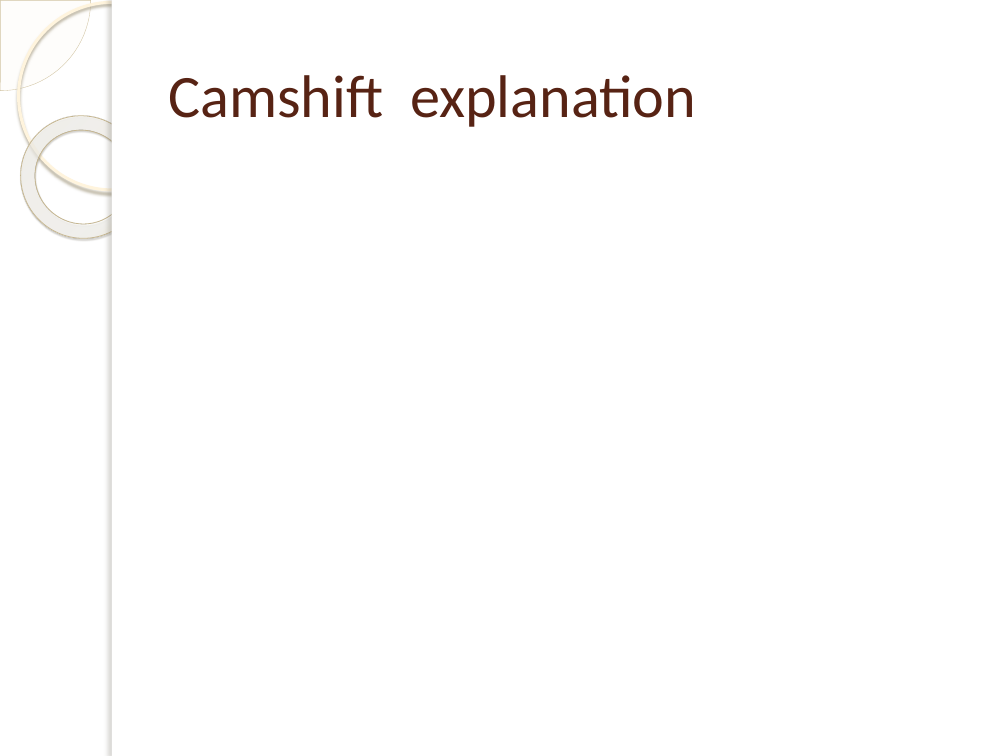
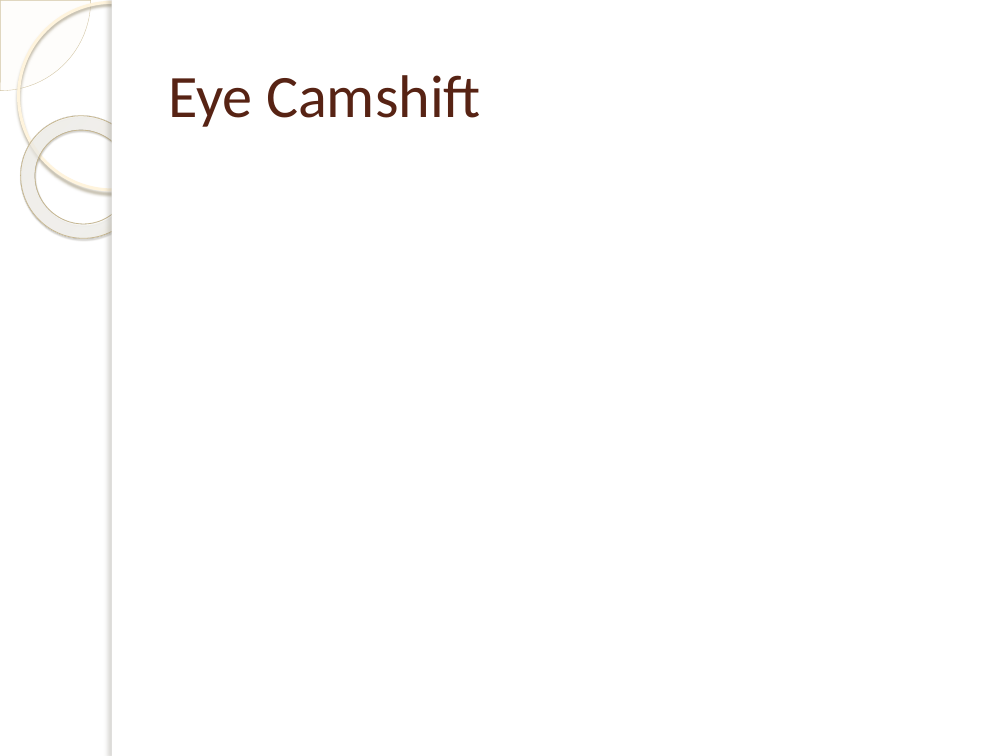
Before and after one commit to OrionGG/ivandroid, a slide deck: slide 11 of Presentacion/doc/EMOTICONIZER.pptx (slide 9 before the commit). Drawn at 1008x756 pixels with LibreOffice and Linux fonts; fonts in the diff are those of the drawing; background and template pictures are left out. Boxes give left, top, right and bottom in pixels: in the first picture for what was removed or moved away, otherwise in the second. Text is boxed around its words. In the diff, an @@ line names an element or a change of style, - is before the commit and + after.

```diff
--- a/Presentacion/doc/EMOTICONIZER.pptx
+++ b/Presentacion/doc/EMOTICONIZER.pptx
@@ title at box(168, 75, 481, 127): text changed @@
-Camshift explanation
+Eye Camshift
```
Also in this commit, not shown: 4 other slides changed, 3 slides added, 1 slide removed, 4 other files.
